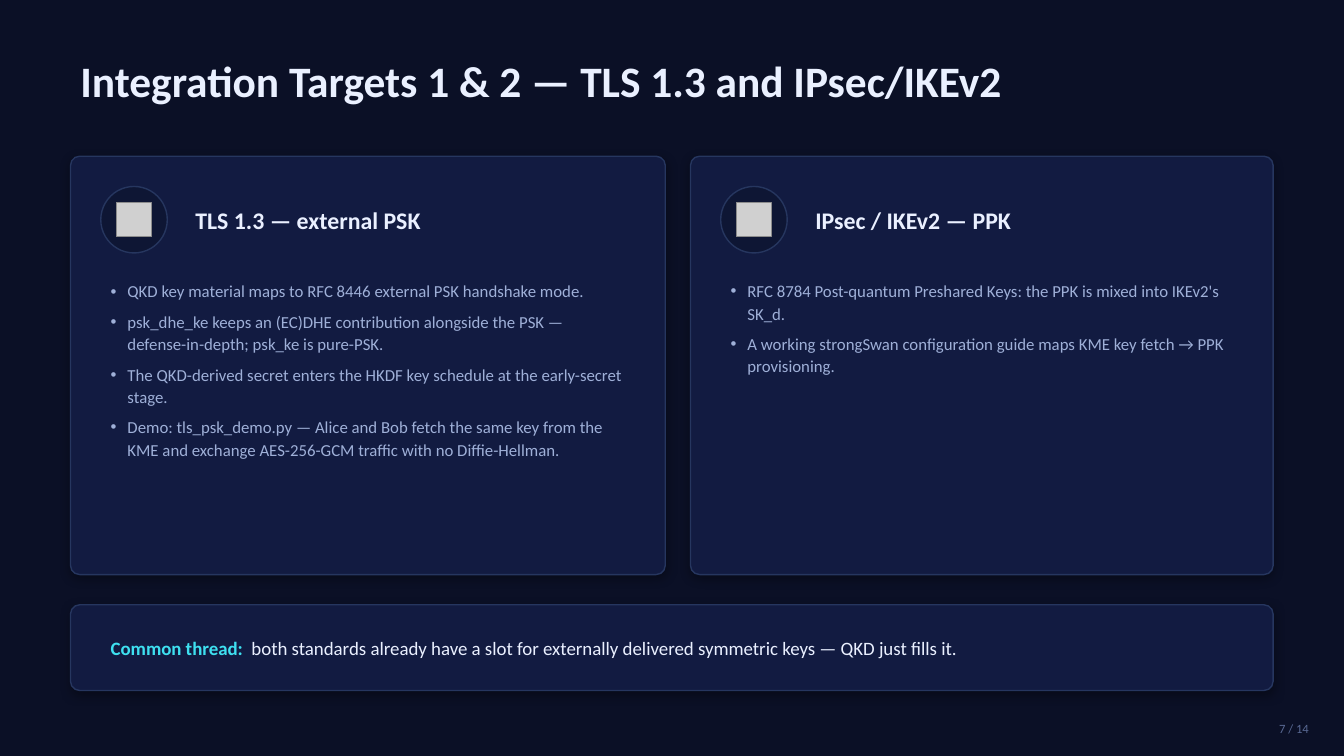
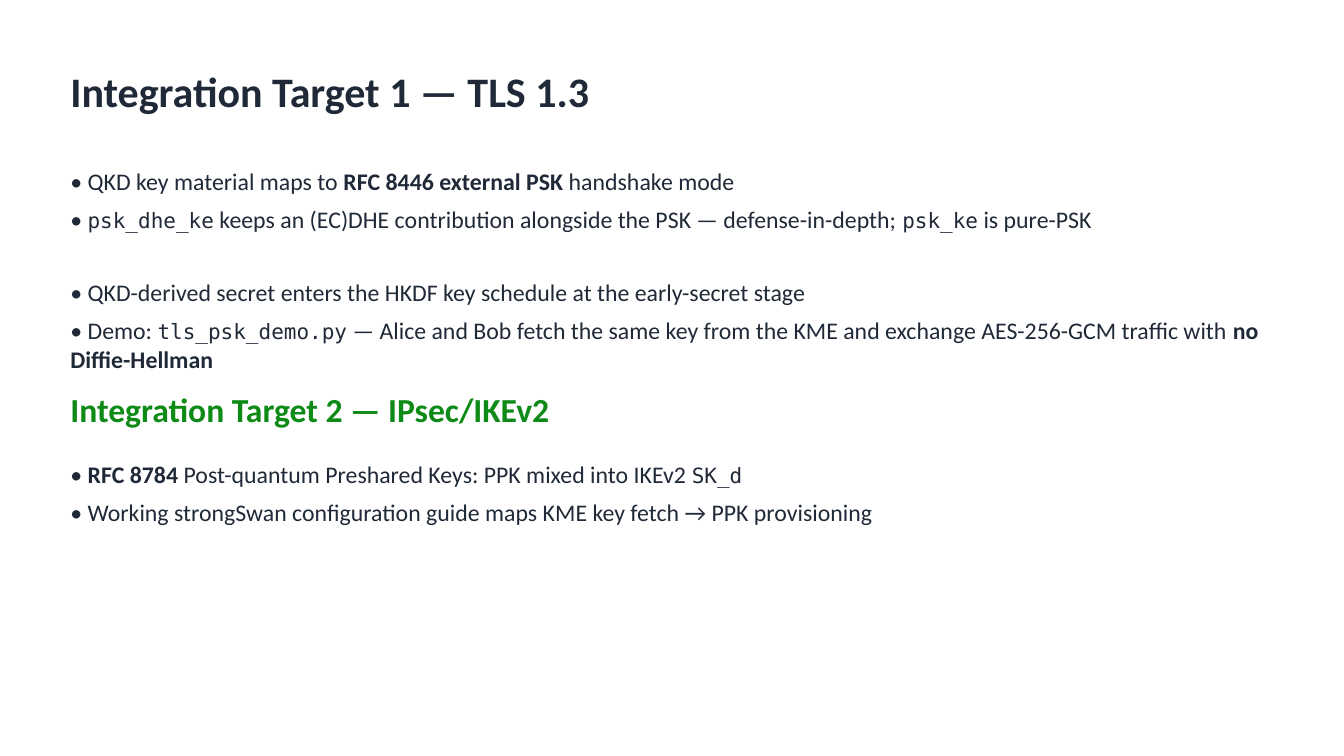
Before and after one commit to John-Jepsen/qkd-avantheir, a slide deck: slide 7 of DOCS/presentation/QKD_Capstone_Deck.pptx. Drawn at 1344x756 pixels with LibreOffice and Linux fonts; fonts in the diff are those of the drawing; grey boxes stand for pictures. Boxes give left, top, right and bottom in pixels: in the first picture for what was removed or moved away, otherwise in the second. Text is boxed around its words. In the diff, an @@ line names an element or a change of style, - is before the commit and + after.

```diff
--- a/DOCS/presentation/QKD_Capstone_Deck.pptx
+++ b/DOCS/presentation/QKD_Capstone_Deck.pptx
@@ background #0B1026 to #FFFFFF @@
@@ text "Integration Target 1 — TLS ..." at (70,77,589,114): vertical alignment middle to top @@
@@ text at (70,77,589,114): text changed; size 31 to 30 pt; text colour #EAF0FF to #1F2937 @@
-Integration Targets 1 & 2 — TLS 1.3 and IPsec/IKEv2
+Integration Target 1 — TLS 1.3
@@ rounded rectangle removed at (71,156,665,575) @@
@@ text added at (88,173,734,194), 17 pt, text #1F2937 @@
+• QKD key material maps to RFC 8446 external PSK handshake mode
@@ rounded rectangle removed at (691,156,1273,575) @@
@@ ellipse removed at (101,187,167,253) @@
@@ picture removed at (117,203,151,237) @@
@@ ellipse removed at (721,187,787,253) @@
@@ picture removed at (737,203,771,237) @@
@@ text added at (88,210,1092,233), 17 pt, text #1F2937 @@
+• psk_dhe_ke keeps an (EC)DHE contribution alongside the PSK — defense-in-depth; psk_ke is pure-PSK
@@ text removed at (815,213,1011,229) @@
-IPsec / IKEv2 — PPK
@@ text added at (88,284,805,305), 17 pt, text #1F2937 @@
+• QKD-derived secret enters the HKDF key schedule at the early-secret stage
@@ text removed at (127,285,622,459) @@
-• QKD key material maps to RFC 8446 external PSK handshake mode.
-• psk_dhe_ke keeps an (EC)DHE contribution alongside the PSK — defense-in-depth; psk_ke is pure-PSK.
-• The QKD-derived secret enters the HKDF key schedule at the early-secret stage.
-• Demo: tls_psk_demo.py — Alice and Bob fetch the same key from the KME and exchange AES-256-GCM traffic with no Diffie-Hellman.
@@ text "• Demo: tls_psk_demo.py — Alice ..." at (70,322,1259,368): vertical alignment middle to top @@
@@ text at (70,322,1259,368): text changed; text colour #EAF0FF to #1F2937; bold off @@
-TLS 1.3 — external PSK
+• Demo: tls_psk_demo.py — Alice and Bob fetch the same key from the KME and exchange AES-256-GCM traffic with no Diffie-Hellman
@@ text added at (70,398,549,428), 24 pt, text #0E8A16, bold @@
+Integration Target 2 — IPsec/IKEv2
@@ text at (88,466,743,488): text changed; size 12 to 17 pt; text colour #9FB0D8 to #1F2937 @@
-• RFC 8784 Post-quantum Preshared Keys: the PPK is mixed into IKEv2's SK_d.
-• A working strongSwan configuration guide maps KME key fetch → PPK provisioning.
+• RFC 8784 Post-quantum Preshared Keys: PPK mixed into IKEv2 SK_d
@@ text added at (88,504,872,525), 17 pt, text #1F2937 @@
+• Working strongSwan configuration guide maps KME key fetch → PPK provisioning
@@ rounded rectangle removed at (71,605,1273,691) @@
@@ text removed at (111,641,956,659) @@
-Common thread: both standards already have a slot for externally delivered symmetric keys — QKD just fills it.
@@ text removed at (1279,725,1309,733) @@
-7 / 14
```
Also in this commit, not shown: 13 other slides changed, 1 other file.
